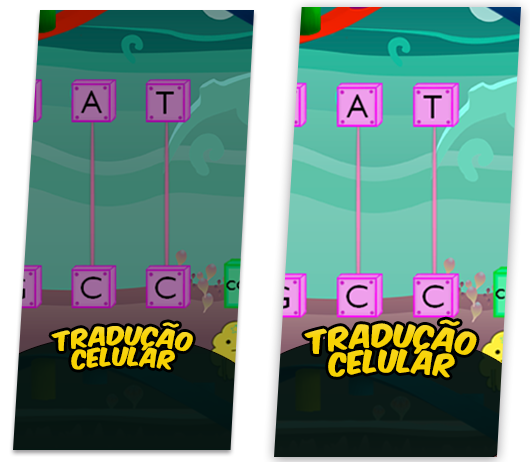
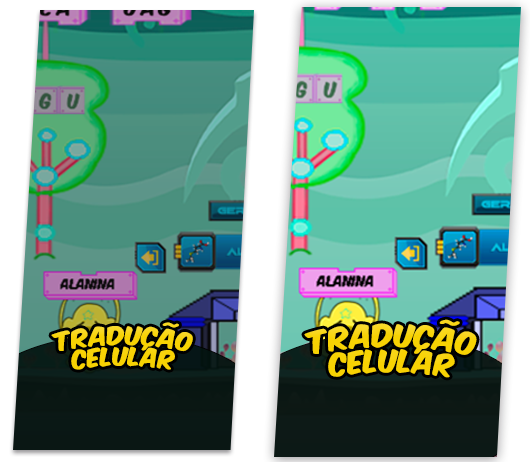
Layer changes from the first 530px x 462px image to the second:
renamed "Camada 5" to "Camada 7", painted on it over (13, 7, 521, 457)
renamed "Camada 6" to "Camada 8", painted on it over (13, 7, 521, 457)
